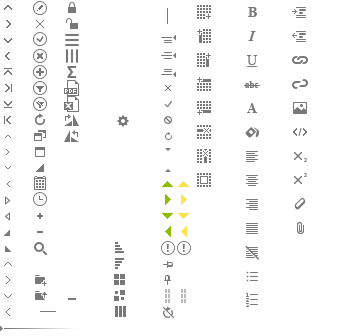
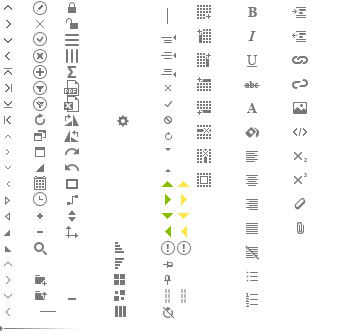
Comparing the layer stacks of the two 340x336 images. Changes:
added layer "dimension" above "kpi hover" over (66, 226, 78, 238)
added layer "kpi" above "connector hover" over (68, 210, 76, 222)
added layer "connector" above "shape hover" over (67, 195, 78, 205)
added layer "shape" above "undo hover" over (66, 179, 78, 189)
added layer "undo" above "redo hover" over (65, 164, 79, 171)
added layer "redo" above "Rotate" over (65, 148, 79, 155)
